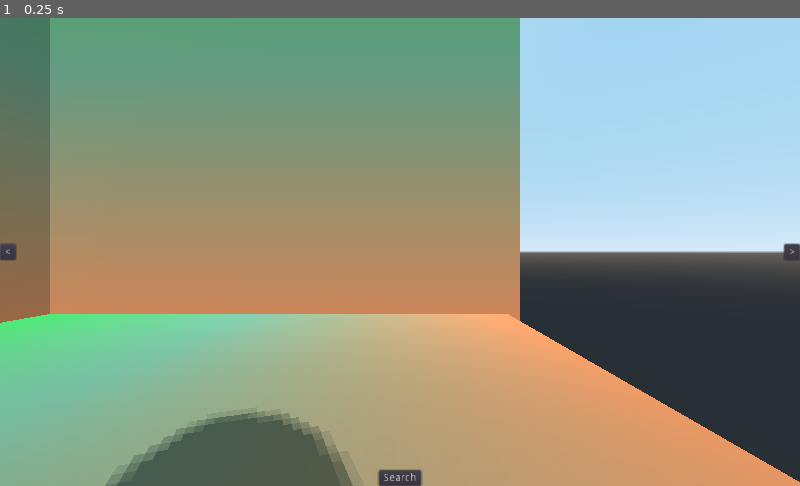
Above: before the commit, frame 1.
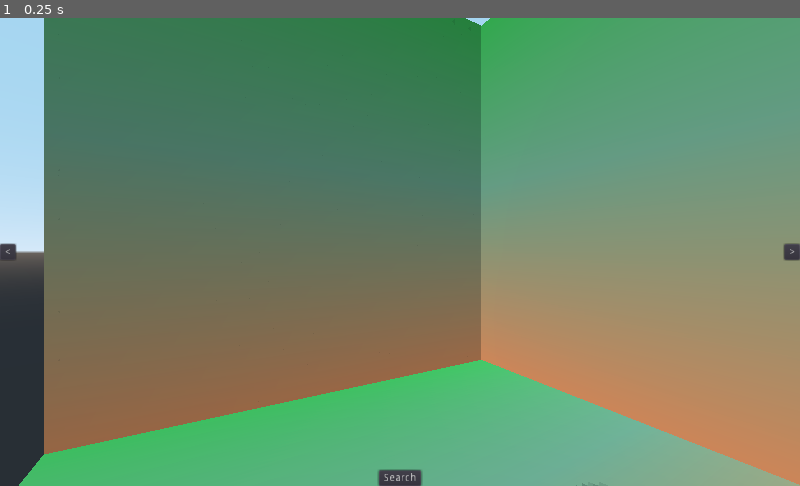
Above: after the commit, the same moment.

Repository: peter201943/starviewer
Game: Godot game, scene res://app/StarViewer.tscn
The game is run twice, just before and just after one commit, with the same random seed, the same clock (stepped at 60 frames per second) and the same inputs.
Inputs:
- Up to frame 1 (0.25 s): no input

The runs differ from the first frame. In frame 1, 99% of the frame differs, in the area x 0-100%, y 0-100%.

Commit message:
fix ui issues and sfx issues

Diff:
--- a/starviewer/app/StarViewer.tscn
+++ b/starviewer/app/StarViewer.tscn
@@ -9,15 +9,17 @@
 
 [node name="StarViewer" type="Spatial"]
 
+[node name="DefaultScene" parent="." instance=ExtResource( 1 )]
+
+[node name="StarUser" parent="." instance=ExtResource( 5 )]
+transform = Transform( 0.5, 0, 0.866025, 0, 1, 0, -0.866025, 0, 0.5, 4.49765, 5.44345, 4.55242 )
+
+[node name="music" type="AudioStreamPlayer" parent="."]
+stream = ExtResource( 6 )
+autoplay = true
+
 [node name="SearchScreen" parent="." instance=ExtResource( 3 )]
-
-[node name="StarView" parent="." instance=ExtResource( 4 )]
 
 [node name="UsersStarScreen" parent="." instance=ExtResource( 2 )]
 
-[node name="DefaultScene" parent="." instance=ExtResource( 1 )]
-
-[node name="StarUser" parent="." instance=ExtResource( 5 )]
-
-[node name="music" type="AudioStreamPlayer" parent="."]
-stream = ExtResource( 6 )
+[node name="StarView" parent="." instance=ExtResource( 4 )]
--- a/starviewer/app/ui/star_view/star_view.gd
+++ b/starviewer/app/ui/star_view/star_view.gd
@@ -4,20 +4,28 @@
 onready var sfx_btn_exit: AudioStreamPlayer = get_node("sfx_btn_exit")
 onready var sfx_btn_press: AudioStreamPlayer = get_node("sfx_btn_press")
 
+var pressed = false
+
 func _on_prev_star_pressed():
   sfx_btn_press.play()
+  pressed = true
   print("TODO open previous star")
 
 func _on_next_star_pressed():
   sfx_btn_press.play()
+  pressed = true
   print("TODO open next star")
 
 func _on_search_pressed():
   sfx_btn_press.play()
+  pressed = true
   print("TODO open search")
 
 func _on_button_entered():
   sfx_btn_enter.play()
 
 func _on_button_exited():
+  if pressed:
+    pressed = false
+    return
   sfx_btn_exit.play()
